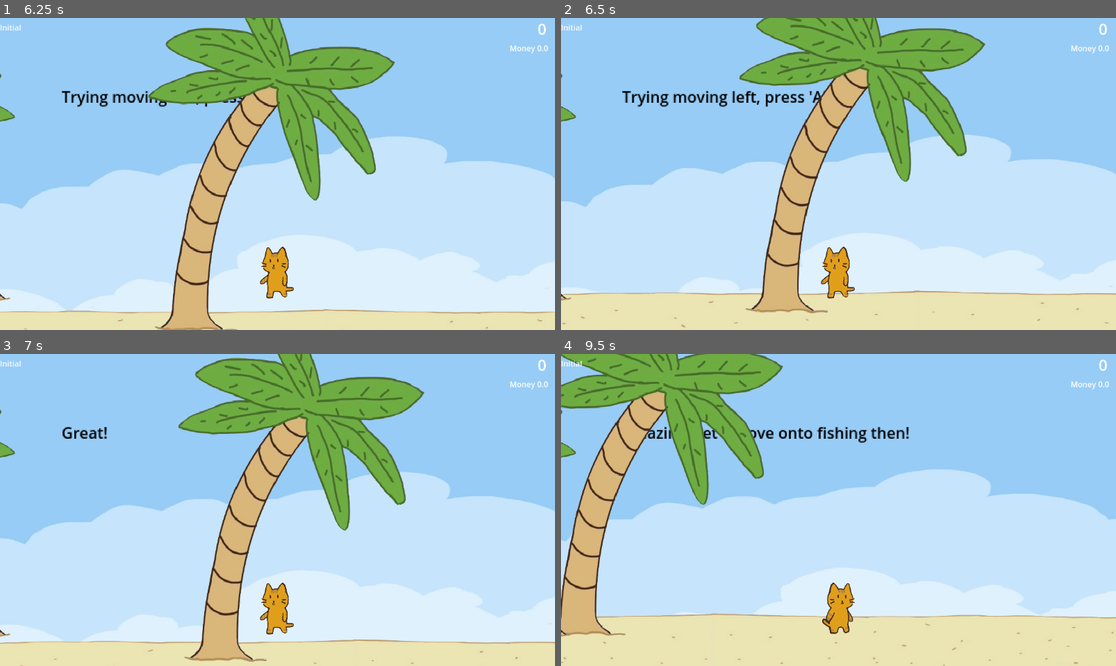
Above: before the commit, frames 1-4 (two rows, left to right).
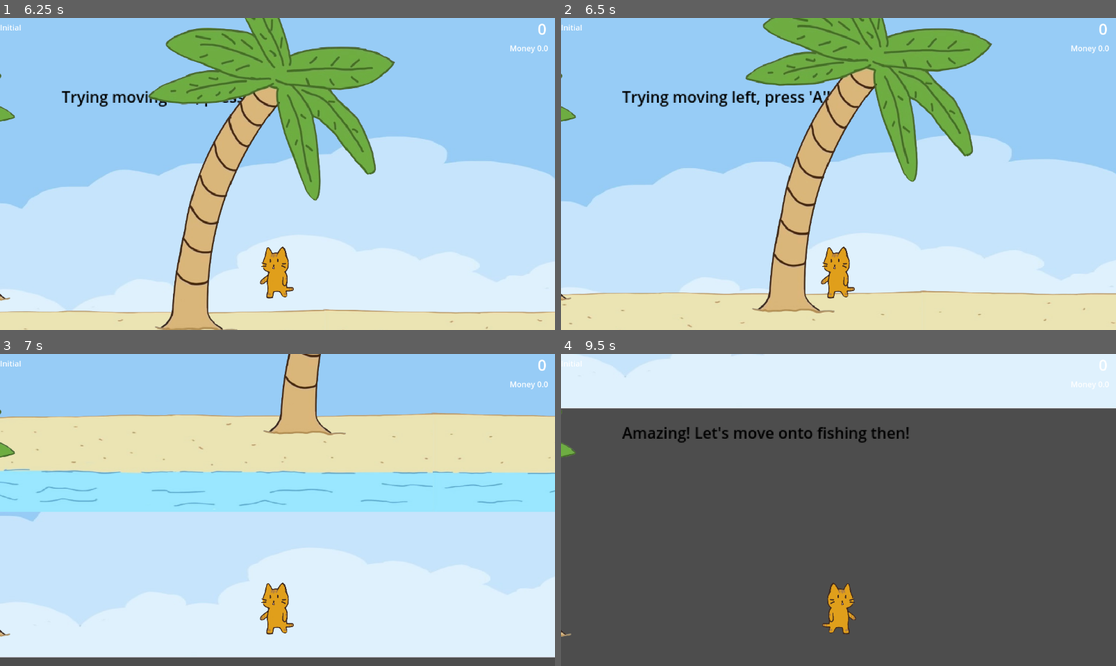
Above: after the commit, the same moments.

Repository: 3yaa/catfishing
Game: Godot game, scene res://scenes/game.tscn
Two runs of this game, one before a commit and one after it. Both use one fixed random seed, a clock stepped at 60 frames per second and the inputs below.
Inputs:
- Up to frame 1 (6.25 s): tap Enter (ui_accept) at 0.5, 0.77, 1.25, 1.52, 2, 3.02, 3.77, 4.52, 6.02 s; hold Right (ui_right) 0.53-2.03 s; tap F (fishing) at 0.6, 2.85, 5.1 s; tap E (interact) at 1.35, 3.5, 3.6, 5.85 s; hold Left (ui_left) 2.03-2.78 s; tap Space at 2.1, 4.35 s; hold Right (ui_right) 2.78-4.28 s; tap D at 4.25 s; hold Left (ui_left) 4.28-5.03 s; hold Right (ui_right) 5.03-5.78 s; hold Left (ui_left) from 5.78 s (still down)
- Up to frame 2 (6.5 s): keep holding Left (ui_left)
- Up to frame 3 (7 s): keep holding Left (ui_left); tap A at 6.5 s; tap Space at 6.6 s; tap Enter (ui_accept) at 6.77 s
- Up to frame 4 (9.5 s): release Left (ui_left) at 7.28 s; hold Right (ui_right) from 7.28 s (still down); tap F (fishing) at 7.35 s; tap Enter (ui_accept) at 7.52, 9.02 s; tap E (interact) at 8.1 s; tap Space at 8.85 s

Frame 1 is identical in both runs. In frame 2, 7.6% of the frame differs, in the area x 0-100%, y 0-100%; in frame 3, 53%; in frame 4, 99%.

Commit message:
small fix

Diff:
--- a/scenes/game.tscn
+++ b/scenes/game.tscn
@@ -281,7 +281,7 @@
 [node name="barrier" type="StaticBody2D" parent="."]
 
 [node name="CollisionShape2D" type="CollisionShape2D" parent="barrier"]
-position = Vector2(-93, 9)
+position = Vector2(-184, 14)
 shape = SubResource("SegmentShape2D_e1j6l")
 
 [node name="CollisionShape2D" type="CollisionShape2D" parent="."]
